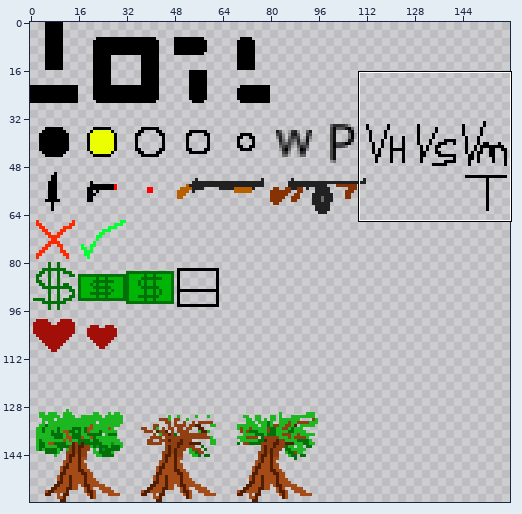
Sprite sheet: godot-project/sprite_sheet.png. Above, an overview of the earlier version with the close-up marked.
Close-up. First the earlier version:
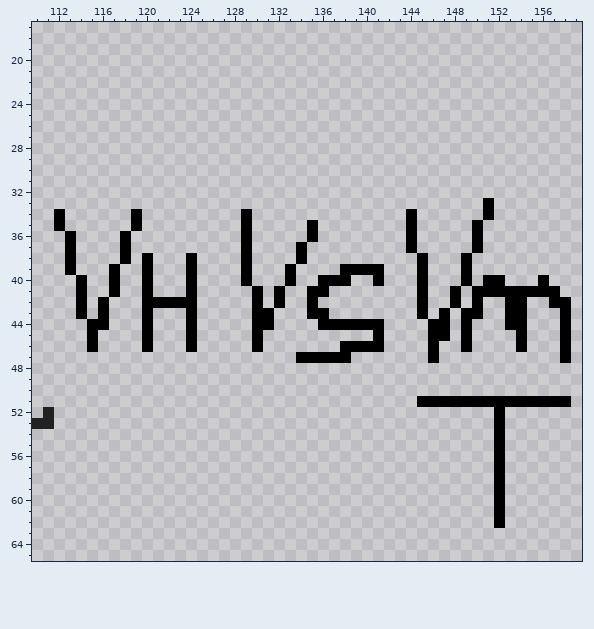
The file is 160x160 pixels. Pixels under 10% opacity are left out. Colours within 5 levels of each other are drawn and written as one. Shown: x 110..159, y 17..65.
Once edited:
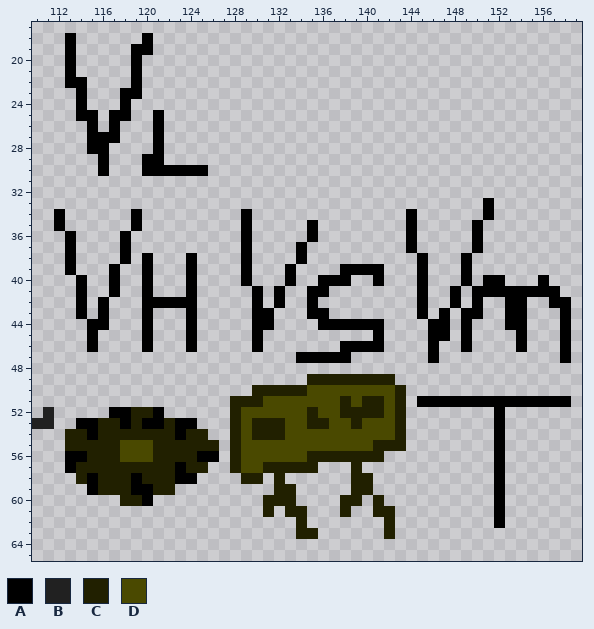
Palette (. is transparent): A #000000  B #212121  C #212000  D #4a4900
The exact change:
The author put colour A in row 18 at x 113 and 120; in row 19 at x 113 and 119 to 120; in rows 20 to 21 at x 113 and 119; in row 22 at x 113 to 114 and 119; in row 23 at x 114 and 118 to 119; in row 24 at x 114 and 118.
The author put colour A in row 25 at x 114 to 115, 117 to 118 and 121; in row 26 at x 115, 117 and 121; in row 27 at x 115 to 117 and 121; in row 28 at x 115 to 116 and 121; in row 29 at x 116 and 120 to 121; in row 30 at x 116 and 120 to 125.
The author put colour A in row 52 at x 117 to 118 and 121; in row 53 at x 114 to 115, 118, 120 to 121 and 123 to 124; in row 54 at x 115 and 123; in row 56 at x 113 to 114 and 125 to 126; in row 57 at x 113 and 123; in row 58 at x 115, 119 and 123 to 124.
The author put colour A in row 59 at x 115 and 119 to 120; in row 60 at x 120.
The author put colour C in row 49 at x 135 to 142; in row 50 at x 130 to 134 and 143; in row 51 at x 128 to 130, 138, 140 to 141 and 143; in row 52 at x 119 to 120, 128, 135, 138 to 141 and 143; in row 53 at x 116 to 117, 119, 122, 128, 130 to 132, 135 to 136, 139 and 143; in row 54 at x 113 to 114, 116 to 122, 124 to 125, 128, 130 to 132 and 143.
The author put colour C in row 55 at x 113 to 117, 121 to 126, 128 and 141 to 143; in row 56 at x 115 to 117, 121 to 124, 128 and 135 to 141; in row 57 at x 114 to 122, 124 to 125, 128, 131 to 135 and 139; in row 58 at x 114, 116 to 118, 120 to 122, 129 to 130, 132 and 139 to 140; in row 59 at x 116 to 118, 121 to 122, 132 to 133 and 139 to 140; in row 60 at x 118 to 119, 131 to 133, 138 to 139 and 141.
The author put colour C in row 61 at x 131, 133 to 134, 138 and 141 to 142; in row 62 at x 134 and 142; in row 63 at x 134 to 135 and 142.
The author put colour D in row 50 at x 135 to 142; in row 51 at x 131 to 137, 139 and 142; in row 52 at x 129 to 134, 136 to 137 and 142; in row 53 at x 129, 133 to 134, 137 to 138 and 140 to 142; in row 54 at x 129 and 133 to 142; in row 55 at x 118 to 120 and 129 to 140.
The author put colour D in row 56 at x 118 to 120 and 129 to 134; in row 57 at x 129 to 130.
Boxes around the changes in both close-ups, in picture pixels (x1, y1, x2, y2):
added: (65, 33, 208, 176)
added: (65, 374, 406, 539)
